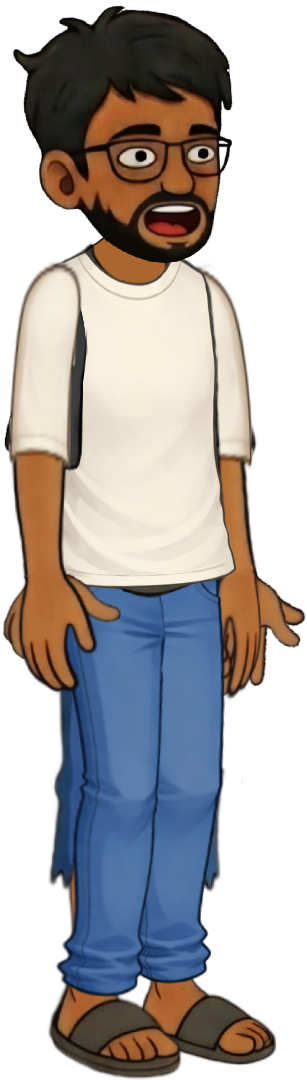
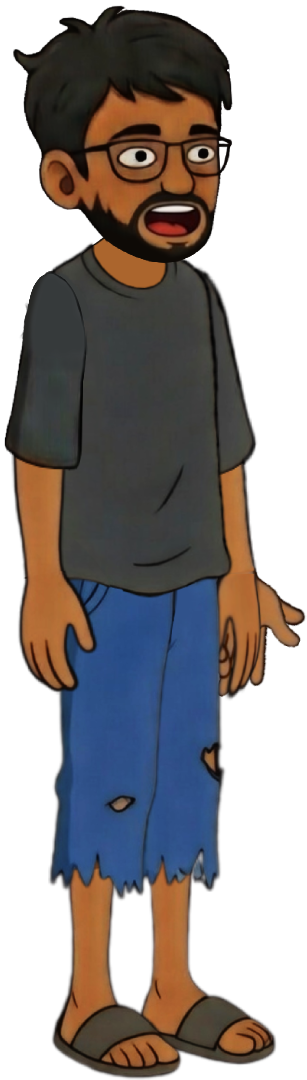
Layers edited between the first and the second 307 x 1080 image:
removed layer "Calling Hand Right" over [2, 568, 122, 661]
removed layer "Right Arm_2" over [8, 260, 83, 579]
removed layer "Right Arm_1" over [8, 271, 91, 580]
removed layer "Body_2" over [40, 251, 237, 590]
removed layer "Body_1" over [33, 251, 236, 600]
removed layer "Right Leg_2" over [47, 557, 247, 1074]
removed layer "Left Leg_2" over [63, 563, 277, 1067]
removed layer "Right Leg_1" over [48, 545, 183, 1074]
removed layer "Left Leg_1" over [110, 547, 277, 1067]
removed layer "Left Arm_2" over [166, 263, 258, 578]
removed layer "Left Arm_1" over [167, 265, 258, 579]
added layer "RightHand_0" above "RightArm_0" over [2, 251, 277, 1074]
added layer "RightArm_0" above "C0_Head_2" over [2, 251, 277, 1074]
added layer "C0_Head_2" above "C0_Head_1" over [2, 251, 277, 1074]
added layer "C0_Head_1" above "C0_Head_0" over [2, 251, 277, 1074]
added layer "C0_Head_0" above "Body_0" over [2, 251, 277, 1074]
added layer "Body_0" above "NeckSprite_0" over [2, 251, 277, 1074]
added layer "NeckSprite_0" above "RightLeg_0" over [2, 251, 277, 1074]
added layer "RightLeg_0" above "LeftLeg_0" over [2, 251, 277, 1074]
added layer "LeftLeg_0" above "LeftHand_0" over [2, 251, 277, 1074]
added layer "LeftHand_0" above "CallingLeftHand_0" over [2, 251, 277, 1074]
added layer "CallingLeftHand_0" above "TickHand_0" over [2, 251, 277, 1074]
added layer "TickHand_0" above "LeftArm_0" over [2, 251, 277, 1074]
added layer "LeftArm_0" over [2, 251, 277, 1074]
…and 8 more changes (8 removed)
